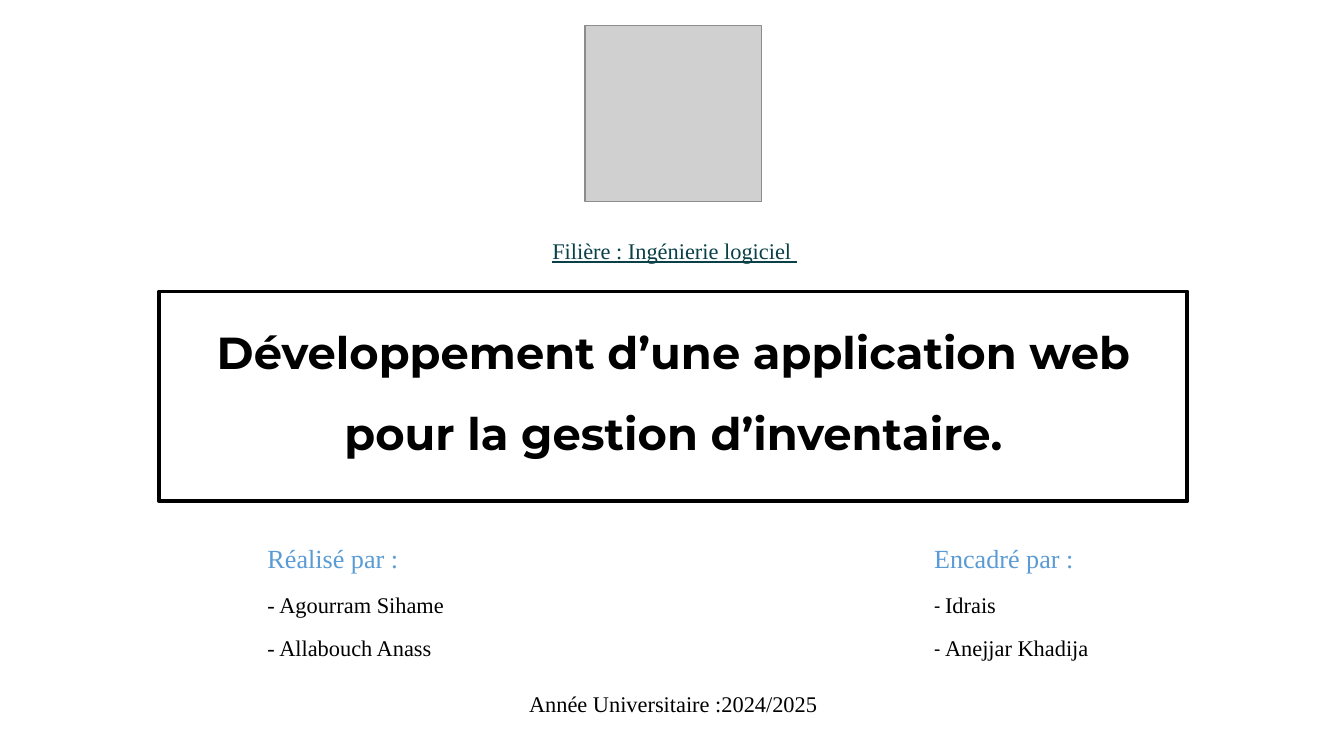
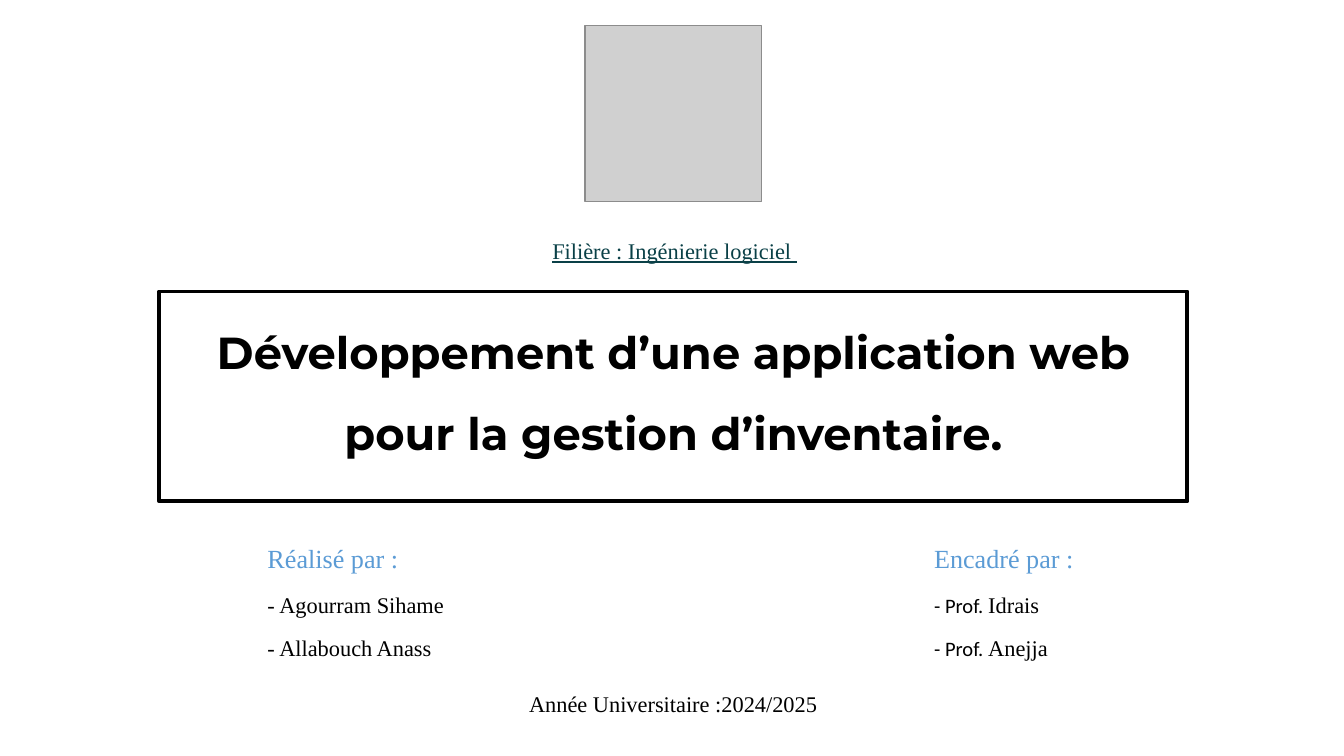
Before and after one commit to AllabouchAnas/Perle-d-Or-Gestion-d-Inventaire-Bijouterie, a slide deck: slide 1 of Présentation.pptx. Drawn at 1344x756 pixels with LibreOffice and Linux fonts; fonts in the diff are those of the drawing; grey boxes stand for pictures. Boxes give left, top, right and bottom in pixels: in the first picture for what was removed or moved away, otherwise in the second. Text is boxed around its words. In the diff, an @@ line names an element or a change of style, - is before the commit and + after.

Commit message:
update Rapport and Présentation

```diff
--- a/Présentation.pptx
+++ b/Présentation.pptx
@@ text at (945,597,1048,661): text changed; size 12 to 11 pt; font Times New Roman to Calibri @@
-- Idrais
-- Anejjar Khadija
+- Prof. Idrais
+- Prof. Anejja
```
Also in this commit, not shown: 2 other files.
